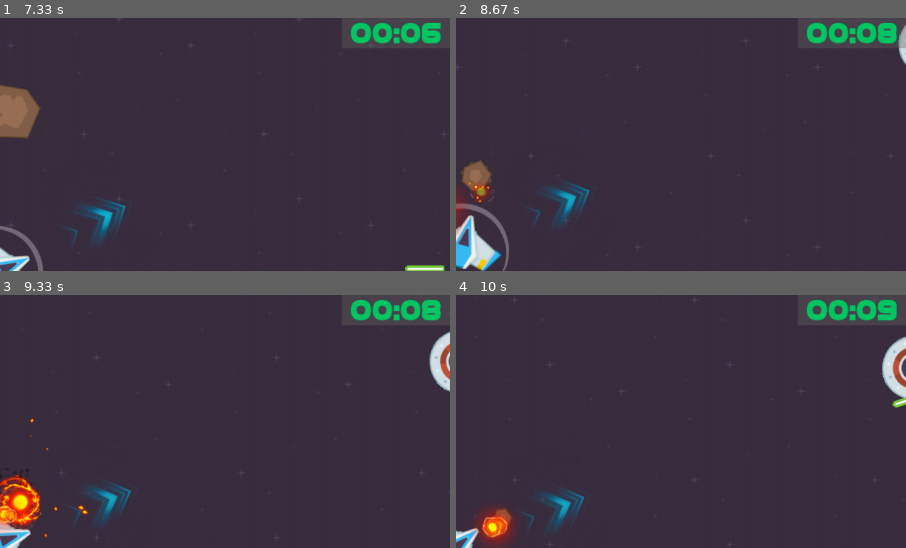
Above: before the commit, frames 1-4 (two rows, left to right).
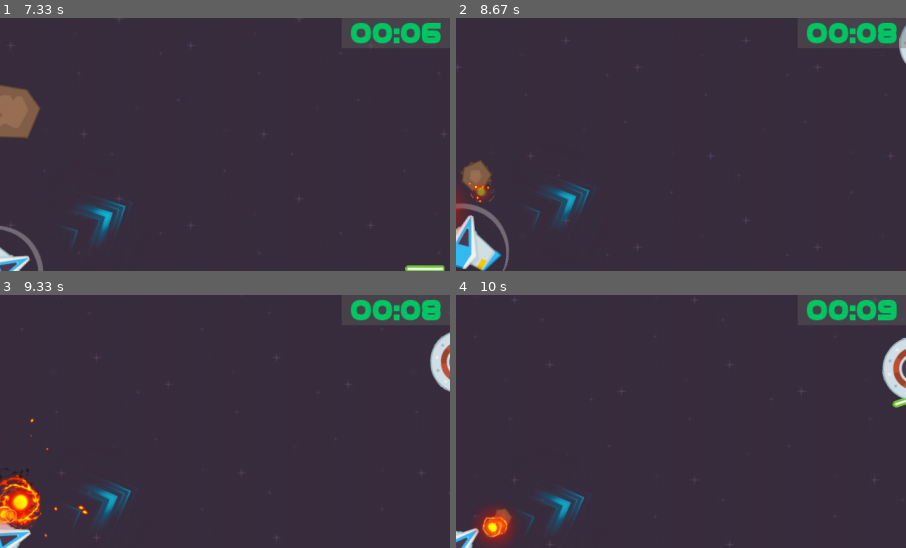
Above: after the commit, the same moments.

Repository: genericprogrammerdude/pygamengn
Game: pygame game, started from main.py
The game is run twice, just before and just after one commit, with the same random seed, the same clock (stepped at 60 frames per second) and the same inputs.
Inputs (mouse positions are % of the whole screen's width and height, from its top left):
- Up to frame 1 (7.33 s): click "Start" at 0.38 s; hold D 0.67-1.13 s; move the mouse to (60, 57) at 0.7 s; hold W 1.17-1.47 s; hold D 1.5-1.97 s; hold A 2-2.53 s; hold S 2.57-2.87 s; hold A 2.9-3.3 s; hold W 3.33-3.7 s; hold D 3.73-4.37 s; hold S 4.4-4.77 s; hold A 4.8-5.27 s; tap Space at 5.3, 5.7, 6, 6.2, 6.53, 6.83, 7.03 s; hold D 5.63-6.1 s; hold W 6.13-6.43 s; hold D 6.47-6.93 s; hold A from 6.97 s (still down)
- Up to frame 2 (8.67 s): tap Space at 7.33, 7.6, 7.93, 8.23, 8.37 s; release A at 7.5 s; hold S 7.53-7.83 s; hold A 7.87-8.27 s; hold W from 8.3 s (still down)
- Up to frame 3 (9.33 s): release W at 8.67 s; hold D from 8.7 s (still down); tap Space at 8.77, 9.07 s
- Up to frame 4 (10 s): release D at 9.33 s; hold S 9.37-9.73 s; tap Space at 9.43, 9.83 s; hold A from 9.77 s (still down)
The pictures show only the part of the screen within x 50-100%, y 0-50%; the shares and areas given below are measured in that part.

Frame 1 is identical in both runs. In frame 2, less than 0.1% of the frame differs, in the area x 98-100%, y 2-19%; in frame 3, 0.2%; in frame 4, 0.3%, in the area x 94-100%, y 16-42%.

Commit message:
Added AsteroidSpawner.freq_accel_threshold to gradually accelerate the spawning of asteroids.

Diff:
--- a/Assets/inventory.json
+++ b/Assets/inventory.json
@@ -599,7 +599,8 @@
                         "Level_02/AsteroidMother"
                     ],
                     "spawn_freq": 1000,
-                    "asset:render_group": "RenderGroup"
+                    "asset:render_group": "RenderGroup",
+                    "freq_accel_threshold": 20000
                 }
             },
             "ScorePanel": {
@@ -735,7 +736,7 @@
                     "image:image_asset": "waypoint",
                     "kill_when_off_screen": false,
                     "distance": 1000,
-                    "angular_velocity": 45.0
+                    "angular_velocity": 60.0
                 },
                 "groups": [
                     "RenderGroup",
--- a/asteroid.py
+++ b/asteroid.py
@@ -66,20 +66,32 @@
 class AsteroidSpawner(Updatable):
     """Spawns asteroids just to be annoying."""
 
-    def __init__(self, asteroid_types, spawn_freq, render_group):
+    def __init__(self, asteroid_types, spawn_freq, render_group, freq_accel_threshold=None):
         self.asteroid_types = asteroid_types
         self.spawn_freq = spawn_freq
         self.time_to_next_spawn = random.randrange(spawn_freq)
         self.render_group = render_group
+        self.freq_accel_threshold = freq_accel_threshold
+        self.total_time = 0
 
     def set_player(self, player):
         """Sets the player game object."""
         self.player = player
+        self.total_time = 0
 
     def update(self, delta):
+        self.total_time += delta
         self.time_to_next_spawn -= delta
+
         if self.time_to_next_spawn <= 0:
-            self.time_to_next_spawn = random.randrange(self.spawn_freq)
+            # Compute time to next spawn using spawn_freq and freq_accel_threshold
+            freq_accelerator = 1
+            if self.freq_accel_threshold and self.total_time > self.freq_accel_threshold:
+                freq_accelerator = (self.total_time // self.freq_accel_threshold) * 1.25
+            spawn_freq = round(self.spawn_freq / freq_accelerator)
+            self.time_to_next_spawn = random.randrange(spawn_freq)
+
+            # Spawn new asteroid
             asteroid_type = random.choice(self.asteroid_types)
             heading = random.randrange(0, 360)
             asteroid = GameObjectFactory.create(asteroid_type, heading=heading)
--- a/waypoint.py
+++ b/waypoint.py
@@ -11,7 +11,7 @@
     def __init__(self, distance, angular_velocity, **kwargs):
         super().__init__(**kwargs)
         self.distance = distance
-        self.angular_velocity = angular_velocity * random.choice([-1, 1])
+        self.angular_velocity = angular_velocity * random.choice([-1, 1]) * (random.random() + 0.5)
 
     def update(self, delta):
         super().update(delta)
